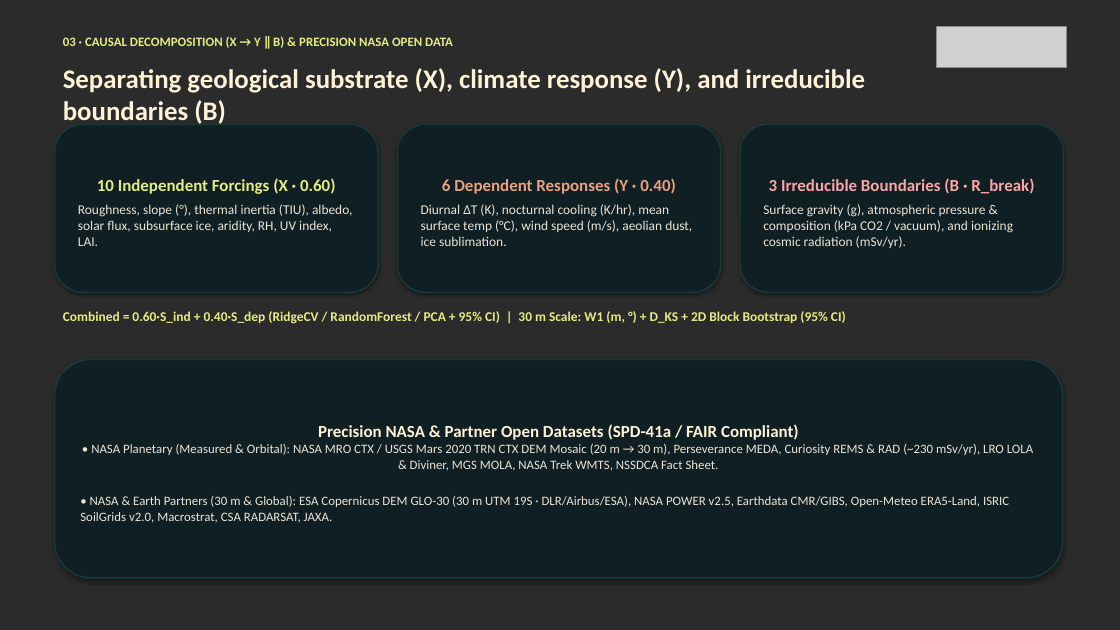
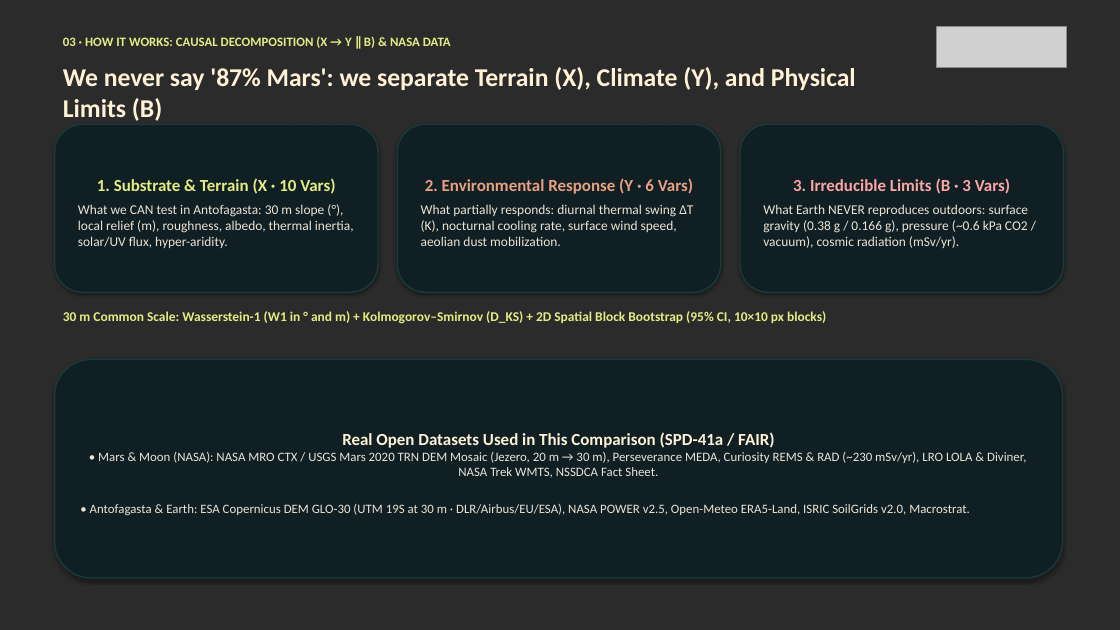
Before and after one commit to AnGeMoNs/Ckepi, a slide deck: slide 4 of docs/nehe/ckepi-pitch-en.pptx. Drawn at 1120x630 pixels with LibreOffice and Linux fonts; fonts in the diff are those of the drawing; grey boxes stand for pictures; background and template pictures are left out; a plain dark background stands for a picture behind light text. Boxes give left, top, right and bottom in pixels: in the first picture for what was removed or moved away, otherwise in the second. Text is boxed around its words. In the diff, an @@ line names an element or a change of style, - is before the commit and + after.

Commit message:
docs(nehe): enfocar pitch y PPTX/PDF (EN/ES) tras feedback de mentores en las 4 zonas de Antofagasta y modos Explorar/Ciencia

```diff
--- a/docs/nehe/ckepi-pitch-en.pptx
+++ b/docs/nehe/ckepi-pitch-en.pptx
@@ text at [63, 37, 451, 48]: text changed @@
-03 · CAUSAL DECOMPOSITION (X → Y ∥ B) & PRECISION NASA OPEN DATA
+03 · HOW IT WORKS: CAUSAL DECOMPOSITION (X → Y ∥ B) & NASA DATA
@@ text at [63, 67, 856, 121]: text changed; size 23 to 22 pt @@
-Separating geological substrate (X), climate response (Y), and irreducible boundaries (B)
+We never say '87% Mars': we separate Terrain (X), Climate (Y), and Physical Limits (B)
@@ text in rounded rectangle at [78, 178, 354, 248]: text changed @@
-10 Independent Forcings (X · 0.60)
-Roughness, slope (°), thermal inertia (TIU), albedo, solar flux, subsurface ice, aridity, RH, UV index, LAI.
+1. Substrate & Terrain (X · 10 Vars)
+What we CAN test in Antofagasta: 30 m slope (°), local relief (m), roughness, albedo, thermal inertia, solar/UV flux, hyper-aridity.
@@ text in rounded rectangle at [421, 178, 693, 246]: text changed @@
-6 Dependent Responses (Y · 0.40)
-Diurnal ΔT (K), nocturnal cooling (K/hr), mean surface temp (°C), wind speed (m/s), aeolian dust, ice sublimation.
+2. Environmental Response (Y · 6 Vars)
+What partially responds: diurnal thermal swing ΔT (K), nocturnal cooling rate, surface wind speed, aeolian dust mobilization.
@@ text in rounded rectangle at [763, 178, 1029, 248]: text changed @@
-3 Irreducible Boundaries (B · R_break)
-Surface gravity (g), atmospheric pressure & composition (kPa CO2 / vacuum), and ionizing cosmic radiation (mSv/yr).
+3. Irreducible Limits (B · 3 Vars)
+What Earth NEVER reproduces outdoors: surface gravity (0.38 g / 0.166 g), pressure (~0.6 kPa CO2 / vacuum), cosmic radiation (mSv/yr).
@@ text at [63, 311, 826, 324]: text changed @@
-Combined = 0.60·S_ind + 0.40·S_dep (RidgeCV / RandomForest / PCA + 95% CI) | 30 m Scale: W1 (m, °) + D_KS + 2D Block Bootstrap (95% CI)
+30 m Common Scale: Wasserstein-1 (W1 in ° and m) + Kolmogorov–Smirnov (D_KS) + 2D Spatial Block Bootstrap (95% CI, 10×10 px blocks)
@@ text in rounded rectangle at [90, 432, 1026, 515]: text changed @@
-Precision NASA & Partner Open Datasets (SPD-41a / FAIR Compliant)
-• NASA Planetary (Measured & Orbital): NASA MRO CTX / USGS Mars 2020 TRN CTX DEM Mosaic (20 m → 30 m), Perseverance MEDA, Curiosity REMS & RAD (~230 mSv/yr), LRO LOLA & Diviner, MGS MOLA, NASA Trek WMTS, NSSDCA Fact Sheet.
-• NASA & Earth Partners (30 m & Global): ESA Copernicus DEM GLO-30 (30 m UTM 19S · DLR/Airbus/ESA), NASA POWER v2.5, Earthdata CMR/GIBS, Open-Meteo ERA5-Land, ISRIC SoilGrids v2.0, Macrostrat, CSA RADARSAT, JAXA.
+Real Open Datasets Used in This Comparison (SPD-41a / FAIR)
+• Mars & Moon (NASA): NASA MRO CTX / USGS Mars 2020 TRN DEM Mosaic (Jezero, 20 m → 30 m), Perseverance MEDA, Curiosity REMS & RAD (~230 mSv/yr), LRO LOLA & Diviner, NASA Trek WMTS, NSSDCA Fact Sheet.
+• Antofagasta & Earth: ESA Copernicus DEM GLO-30 (UTM 19S at 30 m · DLR/Airbus/EU/ESA), NASA POWER v2.5, Open-Meteo ERA5-Land, ISRIC SoilGrids v2.0, Macrostrat.
```
Also in this commit, not shown: 6 other slides changed, 9 other files.
